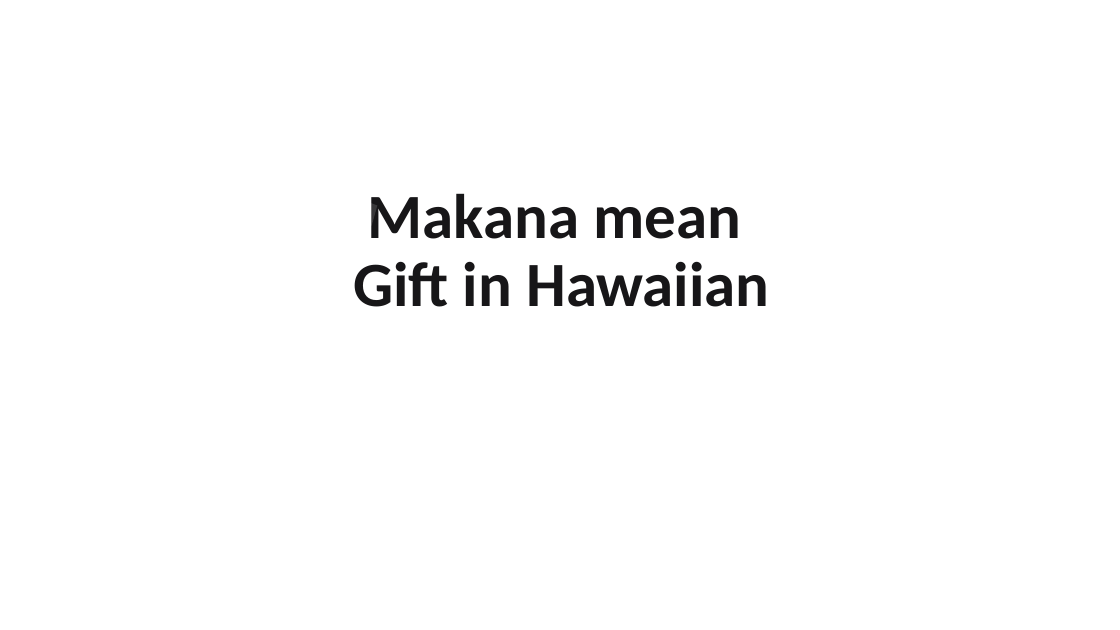
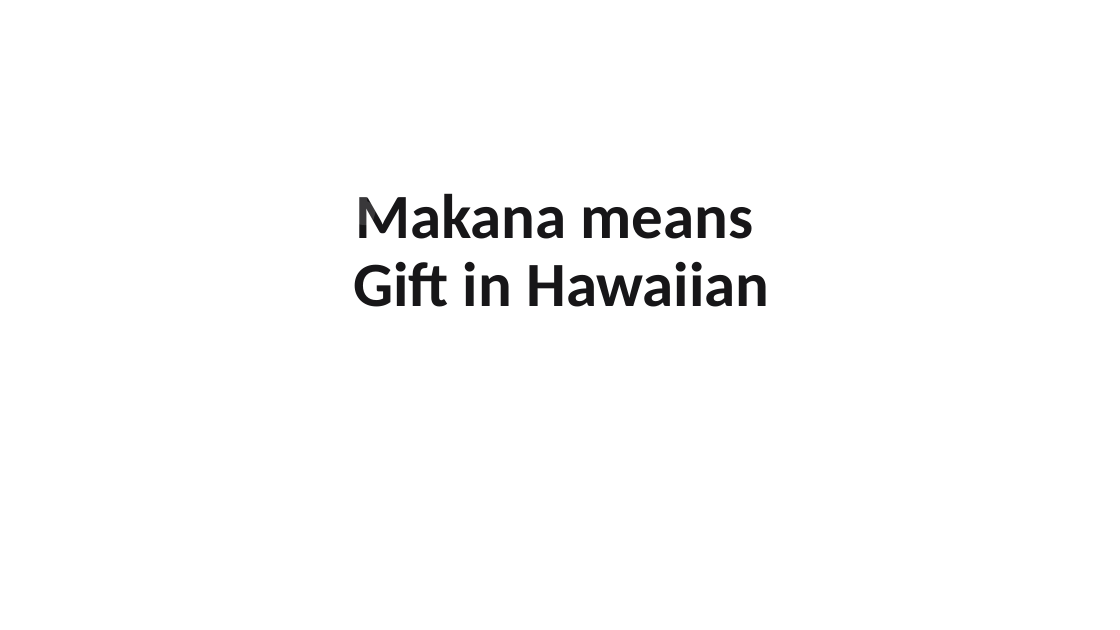
Before and after one commit to edimaudo/hackathon_coding_challenges, a slide deck: slide 2 of Apra/2025/apra_2025/Apra 2025 Data Science Challenge Deck.pptx. Drawn at 1120x630 pixels with LibreOffice and Linux fonts; fonts in the diff are those of the drawing; background and template pictures are left out. Boxes give left, top, right and bottom in pixels: in the first picture for what was removed or moved away, otherwise in the second. Text is boxed around its words. In the diff, an @@ line names an element or a change of style, - is before the commit and + after.

```diff
--- a/Apra/2025/apra_2025/Apra 2025 Data Science Challenge Deck.pptx
+++ b/Apra/2025/apra_2025/Apra 2025 Data Science Challenge Deck.pptx
@@ title at bbox=[353, 193, 769, 307]: text changed @@
-Makana mean
-Gift in Hawaiian
+Makana means
+Gift in Hawaiian
```
Also in this commit, not shown: 5 other slides changed, 3 slides added, 3 slides removed.
